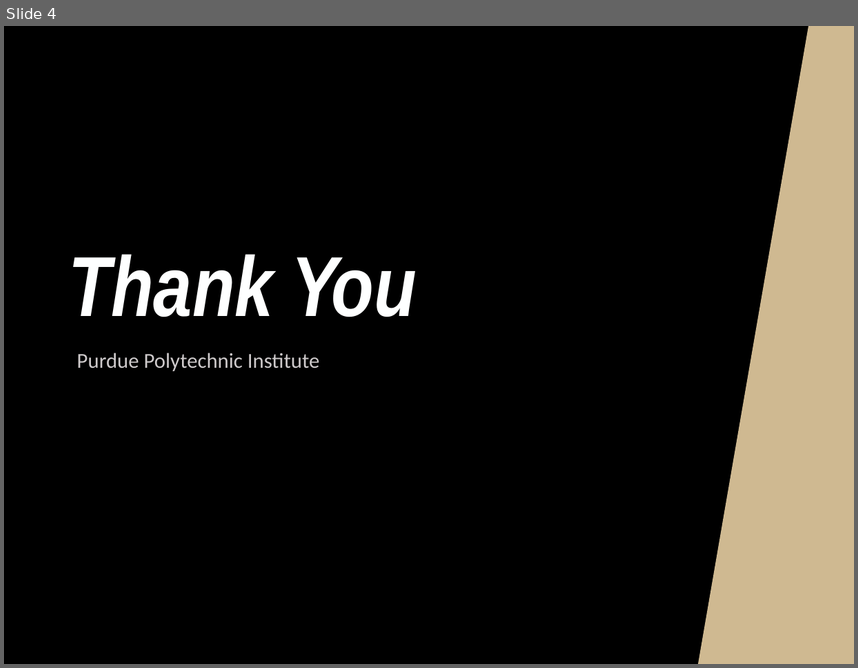
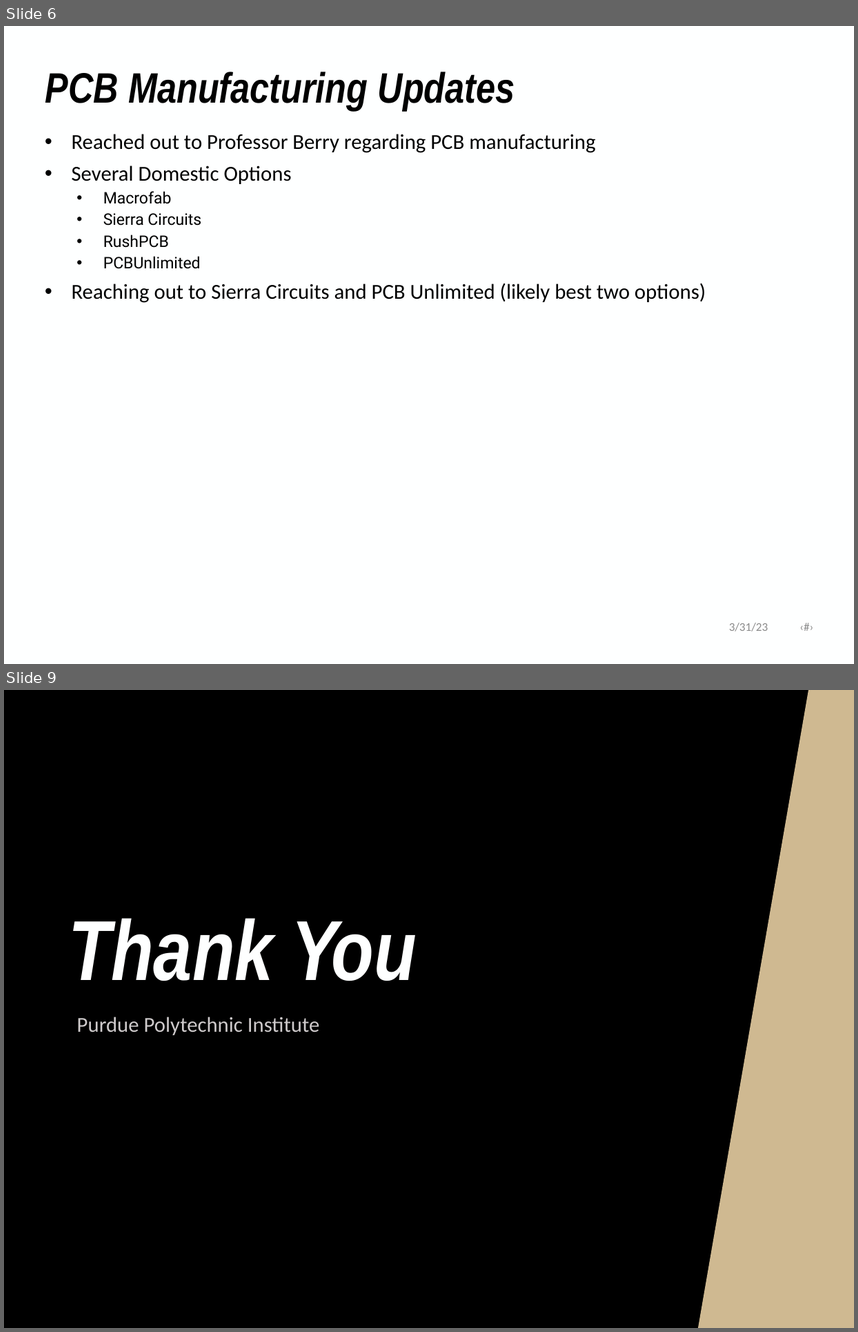
Before and after one commit to NHuang58/Biomedical_Device_PCB, a slide deck: Documentation/Slides/Week_22.pptx. Shown one above the other, each under a label of ours: slide 4 before the commit, slides 6 and 9 after it; the slides between them are not shown. The pictures are 858x668 and 858x1332 pixels, drawn with LibreOffice and Linux fonts; fonts in the diff are those of the drawing; background and template pictures are left out. Boxes give left, top, right and bottom in pixels: in the first picture for what was removed or moved away, otherwise in the second. Text is boxed around its words. In the diff, an @@ line names an element or a change of style, - is before the commit and + after.

```diff
--- a/Documentation/Slides/Week_22.pptx
+++ b/Documentation/Slides/Week_22.pptx
@@ slide 6 added at [4,26,854,664], background #FEFFFF @@
@@ title added at [45,72,515,111], 36 pt, text #000000, bold, italic @@
+PCB Manufacturing Updates
@@ text added at [72,134,706,303], 18 pt, text #000000 @@
+• Reached out to Professor Berry regarding PCB manufacturing
+• Several Domestic Options
+  • Macrofab
+  • Sierra Circuits
+  • RushPCB
+  • PCBUnlimited
+• Reaching out to Sierra Circuits and PCB Unlimited (likely best two options)
@@ text added at [729,622,768,631], 10 pt, text #8C8C8C @@
+3/31/23 ‹#›
@@ what was slide 4 is now slide 9 @@
```
Also in this commit, not shown: 2 slides changed, 4 other slides added, 9 other files.
